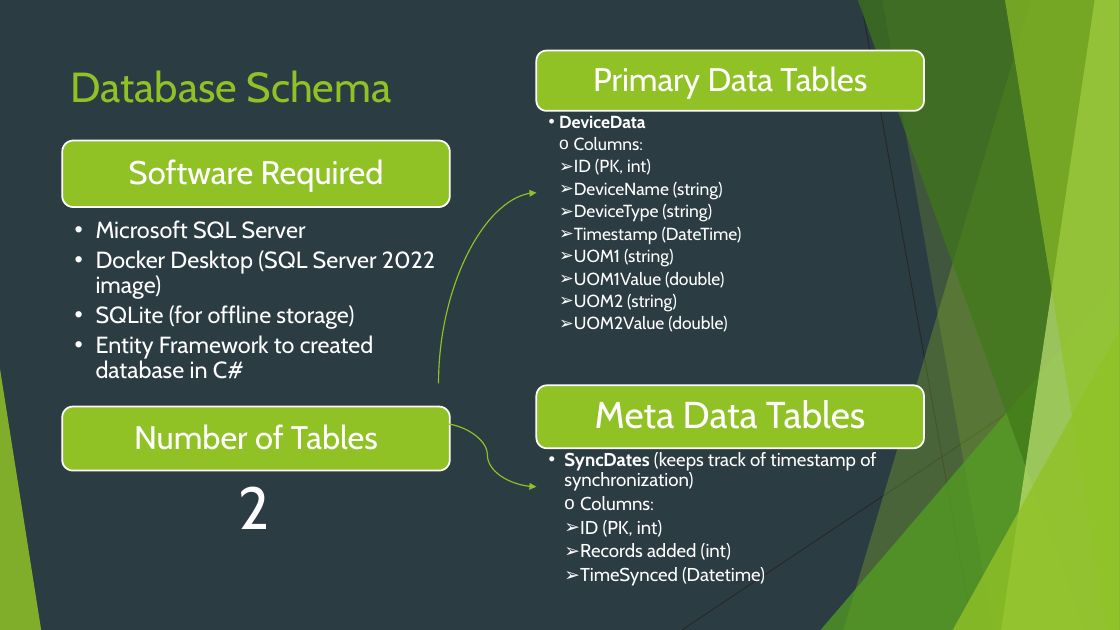
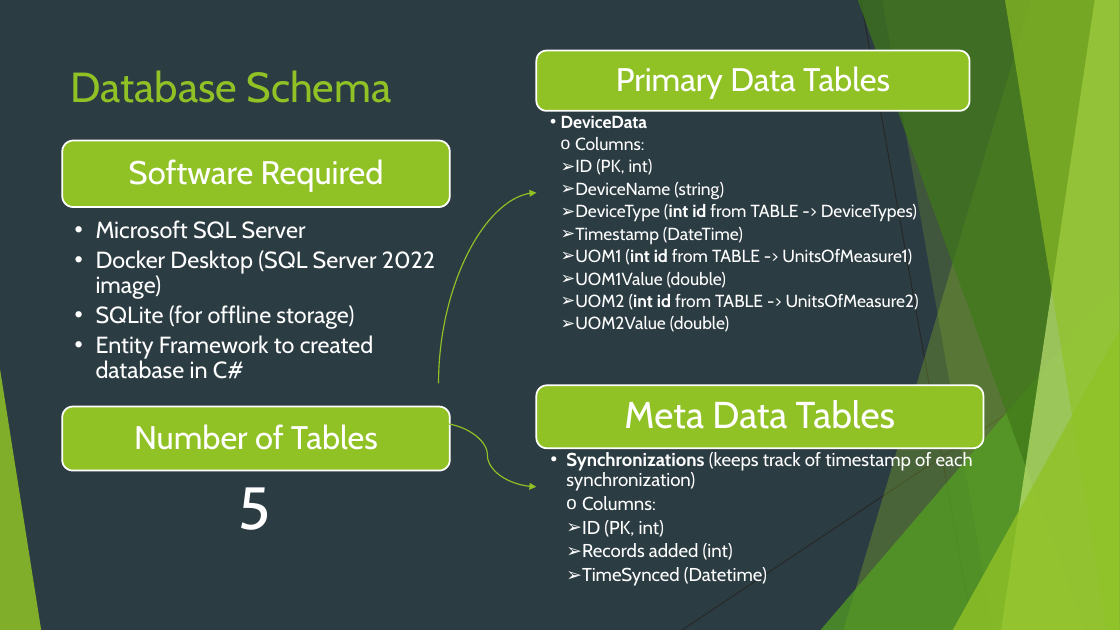
Before and after one commit to ruskpr/sql-data-synchronization, a slide deck: slide 4 of iot-data-collection.pptx. Drawn at 1120x630 pixels with LibreOffice and Linux fonts; fonts in the diff are those of the drawing. Boxes give left, top, right and bottom in pixels: in the first picture for what was removed or moved away, otherwise in the second. Text is boxed around its words. In the diff, an @@ line names an element or a change of style, - is before the commit and + after.

```diff
--- a/iot-data-collection.pptx
+++ b/iot-data-collection.pptx
@@ rounded rectangle: place and size @@
-rounded rectangle at bbox=[537, 50, 924, 111]
+rounded rectangle at bbox=[537, 50, 970, 111]
@@ text "Primary Data Tables": place and size @@
-text "Primary Data Tables" at bbox=[593, 66, 867, 99]
+text "Primary Data Tables" at bbox=[616, 66, 890, 99]
@@ text at bbox=[575, 204, 917, 222]: text changed @@
-    ➢ DeviceType (string)
+    ➢ DeviceType (int id from TABLE -> DeviceTypes)
@@ text at bbox=[575, 249, 912, 265]: text changed @@
-    ➢ UOM1 (string)
+    ➢ UOM1 (int id from TABLE -> UnitsOfMeasure1)
@@ text at bbox=[575, 294, 919, 310]: text changed @@
-    ➢ UOM2 (string)
+    ➢ UOM2 (int id from TABLE -> UnitsOfMeasure2)
@@ rounded rectangle: place and size @@
-rounded rectangle at bbox=[537, 386, 924, 449]
+rounded rectangle at bbox=[537, 386, 984, 449]
@@ text "Meta Data Tables": place and size @@
-text "Meta Data Tables" at bbox=[595, 400, 865, 429]
+text "Meta Data Tables" at bbox=[624, 400, 895, 429]
@@ text at bbox=[566, 452, 973, 491]: text changed @@
-  • SyncDates (keeps track of timestamp of synchronization)
+  • Synchronizations (keeps track of timestamp of each synchronization)
@@ text at bbox=[238, 487, 270, 530]: text changed @@
-  2
+  5
```
Also in this commit, not shown: 21 other files.
